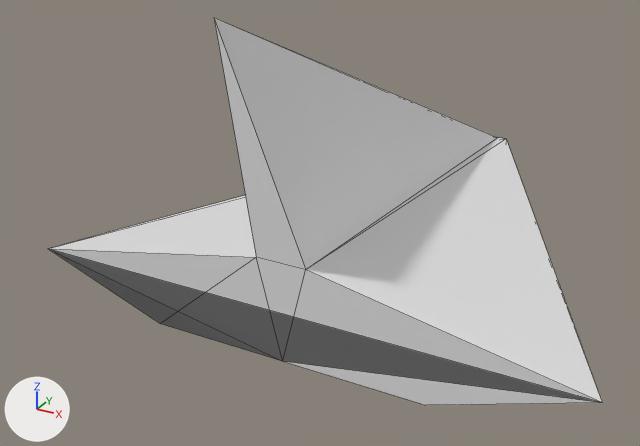
Renders of the glTF model assets/models/spaceship.glb from each side of a commit.
One viewpoint serves both versions: a 50 mm camera at (1.294, -3.102, 1.394) aimed at (-0.181, -0.419, 0.052). The lights are fixed; the arrows at lower left show +X, +Y and +Z. Mesh edges are drawn as thin lines. Vertices at the same position are counted once.

Objects in the first picture: 'Spaceship'.
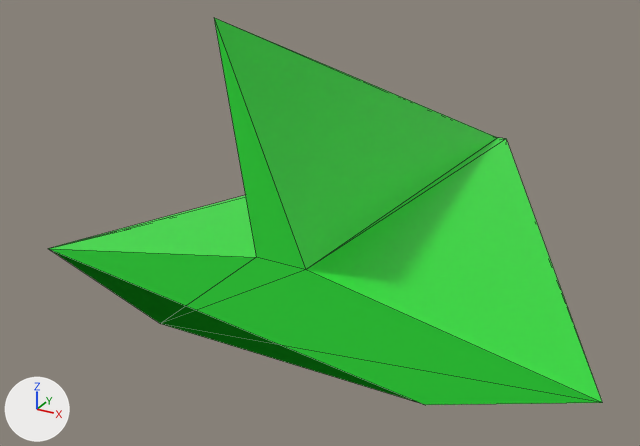
Commit message: Touch the spaceship model

The edits, one by one:
Material 'Material' (mat_material) changes colour from white #e7e7e7 to green #2de73a; in linear values from (0.8, 0.8, 0.8) to (0.026, 0.8, 0.0421).
me_cube is used by ob_spaceship; location (0.0, 0.0, 0.0).
me_cube had 18 vertices, 32 faces and spanned x -1.0..1.0, y -1.29..1.0, z -0.18..0.98.
me_cube now has 17 vertices, 30 faces and spans x -1.0..1.0, y -1.29..1.0, z -0.18..0.98.
Part 1, on me_cube:
1 vertex is removed from x 0.0, y -1.0, z -0.18.
11 faces are deleted.
9 new faces join them.

Changed parts and their boxes [x1, y1, x2, y2] in the pictures (640 x 446 px; the box of a moved part takes in the faces that stretch with it):
'Spaceship', recoloured, reshaped (white to green): [48, 18, 602, 405] in both
part 1 of me_cube, moved or reshaped: before [50, 249, 602, 405]; after [49, 249, 602, 405]
